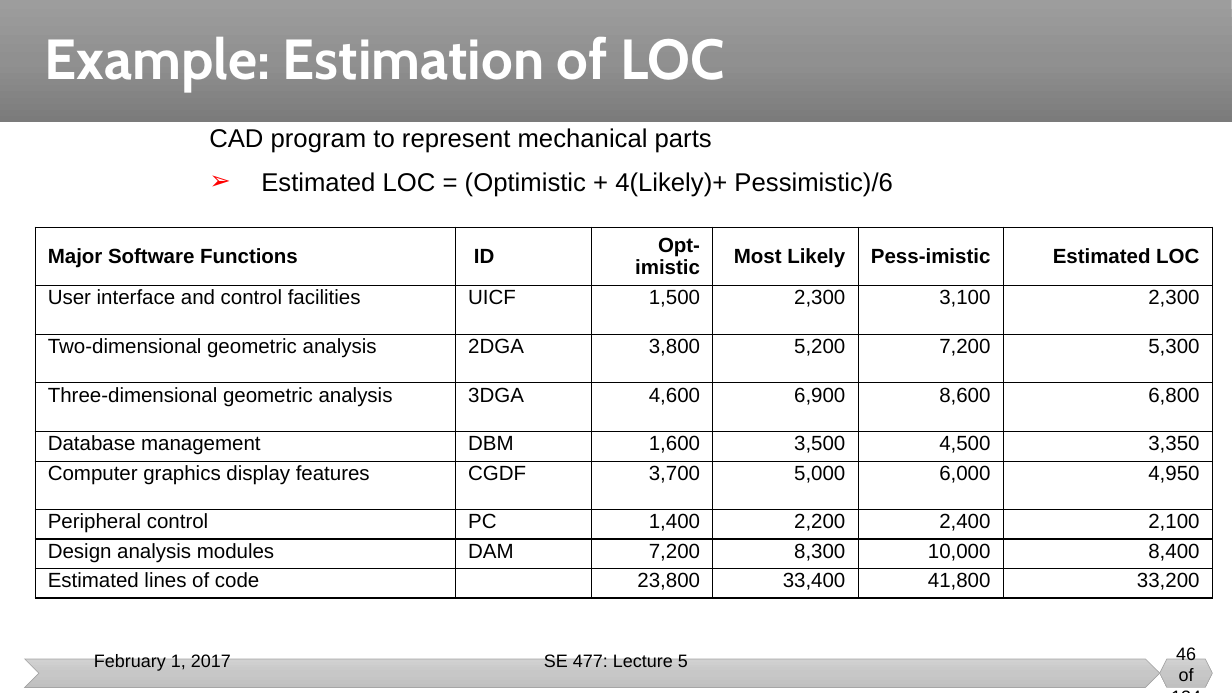
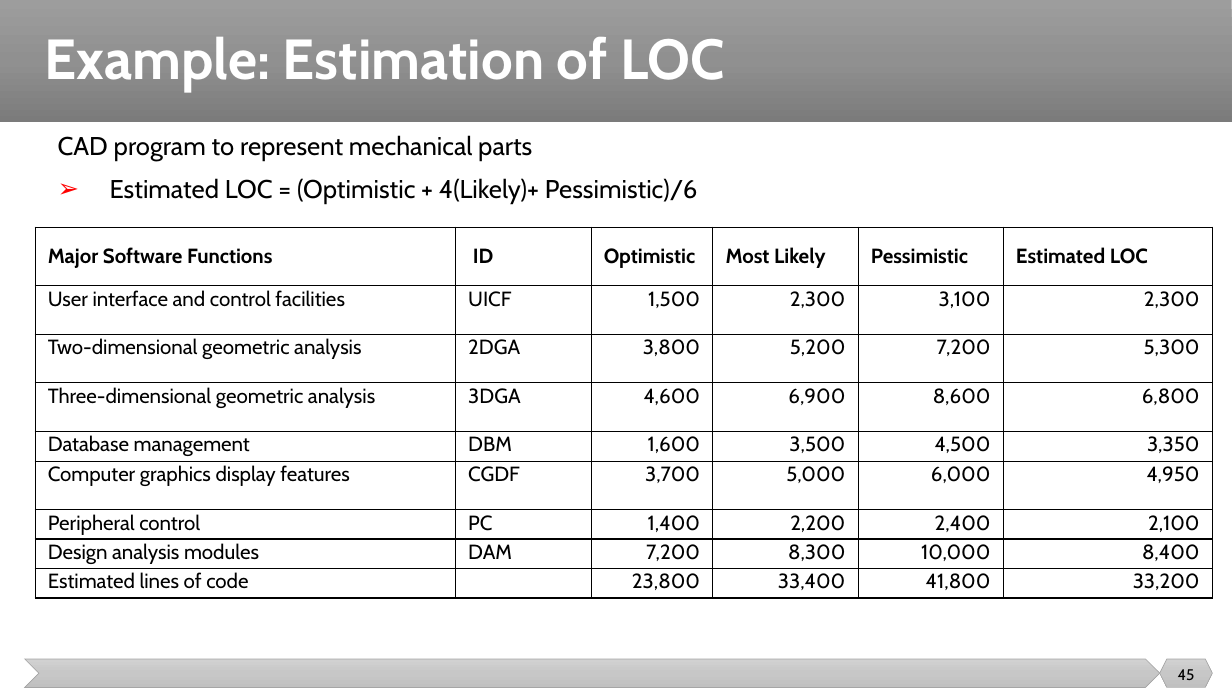
Before and after one commit to malenezi/malenezi, a slide deck: slide 45 of SE423/Lectures/6-Estimation/Estimation.pptx (slide 46 before the commit). Drawn at 1232x693 pixels with LibreOffice and Linux fonts; fonts in the diff are those of the drawing. Boxes give left, top, right and bottom in pixels: in the first picture for what was removed or moved away, otherwise in the second. Text is boxed around its words. In the diff, an @@ line names an element or a change of style, - is before the commit and + after.

```diff
--- a/SE423/Lectures/6-Estimation/Estimation.pptx
+++ b/SE423/Lectures/6-Estimation/Estimation.pptx
@@ text "CAD program to represent mechanical ...": place and size @@
-text "CAD program to represent mechanical ..." at (209, 128, 892, 197)
+text "CAD program to represent mechanical ..." at (58, 135, 698, 204)
@@ text "CAD program to represent mechanical ..." at (58, 135, 698, 204): font Arial to Cabin @@
@@ table at (35, 227, 1213, 598) @@
-row 1, column 3: Opt-imistic
+row 1, column 3: Optimistic
-row 1, column 5: Pess-imistic
+row 1, column 5: Pessimistic
@@ font Arial to Cabin @@
@@ alignment right to left @@
@@ text removed at (94, 654, 231, 671) @@
-February 1, 2017
@@ text removed at (544, 654, 688, 667) @@
-SE 477: Lecture 5
@@ page number at (1178, 669, 1195, 680): text changed; size 14 to 12 pt; font Arial to Cabin @@
-46 of 134
+45
```
Also in this commit, not shown: 30 other slides changed, 2 slides added, 8 slides removed, 12 other files.
